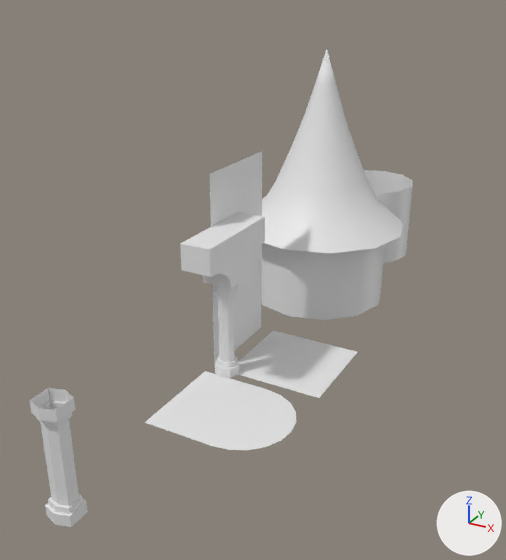
The Blender file Data/Blender/Shaina/Castle_Assets.blend: old version first, new version second.
Both versions are drawn from a 50 mm lens placed at (15.7, -25.9, 18.3), pointed at (-0.9, 4.4, 3.1). Every picture has the same lights, and +X, +Y and +Z are marked at lower right.

The older version as bpy lines, for what is in view:
```python
ob_cube = bpy.data.objects.new('Cube', me_cube_002)
ob_cube.location = (0.0, 0.0, 5.75)
ob_floor = bpy.data.objects.new('Floor', me_plane_001)
ob_floor.location = (2.5, 2.5, 0.0)
ob_pillar = bpy.data.objects.new('Pillar', me_cylinder_011)
ob_pillar.location = (0.0, 0.0, 2.5)
ob_pillar.scale = (1.1, 1.1, 1.0)
ob_pillar_002 = bpy.data.objects.new('Pillar.002', me_cylinder_016)
ob_pillar_002.location = (0.0, -11.5, 2.5)
ob_pillar_002.scale = (1.1, 1.1, 1.0)
ob_tower_big = bpy.data.objects.new('Tower_Big', me_cylinder_001)
ob_tower_big.location = (0.0, 11.0, 2.5)
ob_tower_big_001 = bpy.data.objects.new('Tower_Big.001', me_cylinder_008)
ob_tower_big_001.location = (0.0, 11.0, 7.0)
ob_tower_small = bpy.data.objects.new('Tower_Small', me_cylinder_003)
ob_tower_small.location = (0.0, 19.5, 2.5)
ob_wall = bpy.data.objects.new('Wall', me_plane)
ob_wall.location = (-0.75, 2.5, 2.5)
ob_wall.rotation_euler = (0.0, 1.571, 0.0)  # degrees (0, 90, 0)
ob_wall_001 = bpy.data.objects.new('Wall.001', me_plane_004)
ob_wall_001.location = (-0.75, 2.5, 7.5)
ob_wall_001.rotation_euler = (0.0, 1.571, 0.0)  # degrees (0, 90, 0)
# also in view: 'Roof' at (2.0, -3.0, 0.0)
```
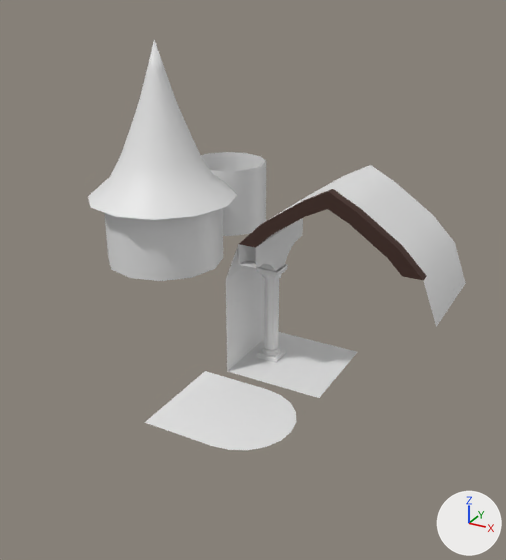
Where the change shows, as pixel boxes (x1, y1, x2, y2) in the pictures (506 x 560 px):
```json
{"object": "Tower_Big.001", "change": "moved", "before": [262, 49, 403, 253], "after": [88, 39, 237, 220]}
{"object": "Tower_Big", "change": "moved", "before": [261, 243, 385, 320], "after": [104, 208, 223, 281]}
{"object": "Roof_02", "change": "added", "after": [226, 165, 466, 327]}
{"object": "Tower_Small", "change": "moved", "before": [364, 170, 413, 263], "after": [201, 152, 266, 236]}
{"object": "Pillar.002", "change": "deleted", "before": [29, 388, 88, 527]}
{"object": "Cube", "change": "deleted", "before": [180, 212, 265, 288]}
{"object": "Wood_Pillar", "change": "added", "after": [239, 189, 427, 281], "on screen": "brown"}
{"object": "Wall", "change": "moved", "before": [212, 244, 262, 368], "after": [226, 266, 264, 371]}
{"object": "Pillar", "change": "moved", "before": [213, 283, 239, 378], "after": [256, 264, 288, 363]}
{"object": "Wall.001", "change": "deleted", "before": [209, 151, 262, 226]}
{"object": "Pillar_Top", "change": "added", "after": [239, 218, 303, 271]}
```

Edits to the scene script, one JSON object a line:
```json
{"op": "add", "block": "mat_wood", "code": ["mat_wood = principled_material('Wood')", "mat_wood.base_color = (0.0604, 0.0288, 0.0214)  # brown #462f28", "mat_wood.roughness = 1.0"]}
{"op": "add", "block": "me_cylinder_027", "code": ["me_cylinder_027 = bpy.data.meshes.new('Cylinder.027')", "me_cylinder_027.from_pydata(...)  # 16 vertices, 13 faces; spans x -4.28..0.0, y 1.91..5.0, z -2.5..-2.0", "me_cylinder_027.polygons.foreach_set('use_smooth', [True] * 13)", "me_cylinder_027.materials.append(mat_wood)  # brown #462f28"]}
{"op": "add", "block": "me_cylinder", "code": ["me_cylinder = bpy.data.meshes.new('Cylinder')", "me_cylinder.from_pydata([(0.0, 5.0, 0.25), (-5.0, 0.0, 0.25), (-4.28, 1.91, 0.25), (-3.15, 3.05, 0.25), (-1.32, 4.29, 0.25), (0.0, 5.0, -4.75), (-5.0, 0.0, -4.75), (-4.28, 1.91, -4.75), (-3.15, 3.05, -4.75), (-1.32, 4.29, -4.75)], [], [(3, 8, 7, 2), (4, 9, 8, 3), (0, 5, 9, 4), (2, 7, 6, 1)])", "me_cylinder.polygons.foreach_set('use_smooth', [True] * 4)", "me_cylinder.materials.append(mat_wall)  # its picture is missing"]}
{"op": "add", "block": "me_cylinder_002", "code": ["me_cylinder_002 = bpy.data.meshes.new('Cylinder.002')", "me_cylinder_002.from_pydata(...)  # 16 vertices, 6 faces; spans x -0.4..0.4, y 0.0..2.27, z -2.5..-0.59", "me_cylinder_002.polygons.foreach_set('use_smooth', [True] * 6)"]}
{"op": "set", "path": "ob_wall.location", "old": "(-0.75, 2.5, 2.5)", "new": "(0.0, 2.5, 2.5)"}
{"op": "set", "path": "ob_tower_big.location", "old": "(0.0, 11.0, 2.5)", "new": "(-11.5, 11.0, 2.5)"}
{"op": "set", "path": "ob_tower_small.location", "old": "(0.0, 19.5, 2.5)", "new": "(-11.5, 19.5, 2.5)"}
{"op": "set", "path": "ob_tower_big_001.location", "old": "(0.0, 11.0, 7.0)", "new": "(-11.5, 11.0, 7.0)"}
{"op": "remove", "block": "ob_wall_001", "code": ["ob_wall_001 = bpy.data.objects.new('Wall.001', me_plane_004)", "ob_wall_001.location = (-0.75, 2.5, 7.5)", "ob_wall_001.rotation_euler = (0.0, 1.571, 0.0)  # degrees (0, 90, 0)"]}
{"op": "set", "path": "ob_pillar.location", "old": "(0.0, 0.0, 2.5)", "new": "(1.16, 2.5, 2.5)"}
{"op": "remove", "block": "ob_cube", "code": ["ob_cube = bpy.data.objects.new('Cube', me_cube_002)", "ob_cube.location = (0.0, 0.0, 5.75)", "_m = ob_cube.modifiers.new('Mirror', 'MIRROR')", "_m.use_axis = (False, True, False)"]}
{"op": "remove", "block": "ob_pillar_002", "code": ["ob_pillar_002 = bpy.data.objects.new('Pillar.002', me_cylinder_016)", "ob_pillar_002.location = (0.0, -11.5, 2.5)", "ob_pillar_002.scale = (1.1, 1.1, 1.0)", "_m = ob_pillar_002.modifiers.new('Mirror', 'MIRROR')", "_m.use_axis = (False, False, True)"]}
{"op": "add", "block": "ob_wood_pillar", "code": ["ob_wood_pillar = bpy.data.objects.new('Wood_Pillar', me_cylinder_027)", "ob_wood_pillar.location = (5.0, -2.0, 5.0)", "ob_wood_pillar.rotation_euler = (1.571, 0.0, 0.0)  # degrees (90, 0, 0)", "_m = ob_wood_pillar.modifiers.new('Mirror', 'MIRROR')", "_m.use_clip = True"]}
{"op": "add", "block": "ob_roof_02", "code": ["ob_roof_02 = bpy.data.objects.new('Roof_02', me_cylinder)", "ob_roof_02.location = (5.0, 0.25, 5.0)", "ob_roof_02.rotation_euler = (1.571, 0.0, 0.0)  # degrees (90, 0, 0)", "_m = ob_roof_02.modifiers.new('Mirror', 'MIRROR')", "_m.use_clip = True"]}
{"op": "add", "block": "ob_pillar_top", "code": ["ob_pillar_top = bpy.data.objects.new('Pillar_Top', me_cylinder_002)", "ob_pillar_top.location = (1.16, 2.5, 7.5)", "ob_pillar_top.scale = (1.1, 1.1, 1.0)", "_m = ob_pillar_top.modifiers.new('Mirror', 'MIRROR')", "_m.use_axis = (False, True, False)", "_m.use_clip = True"]}
```
